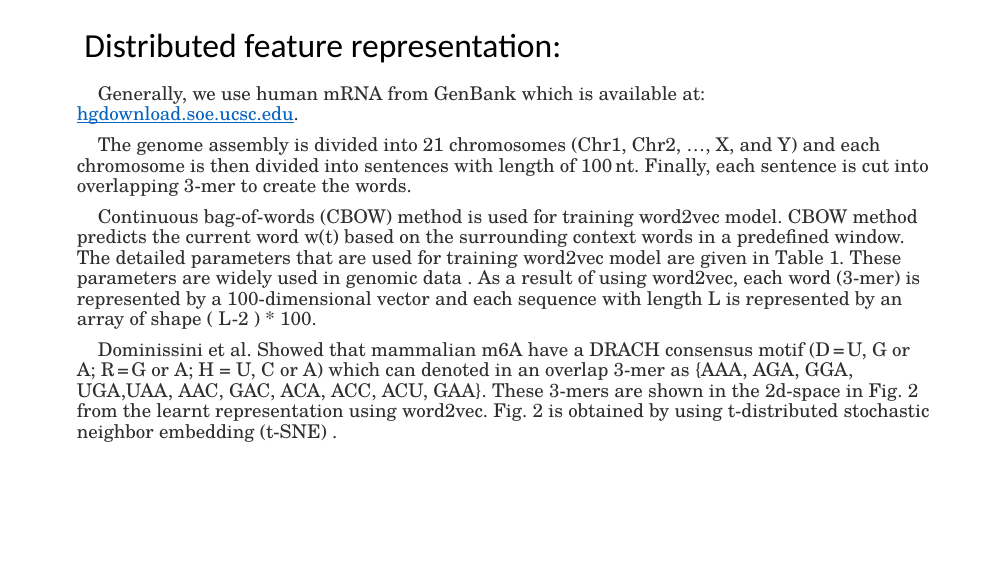
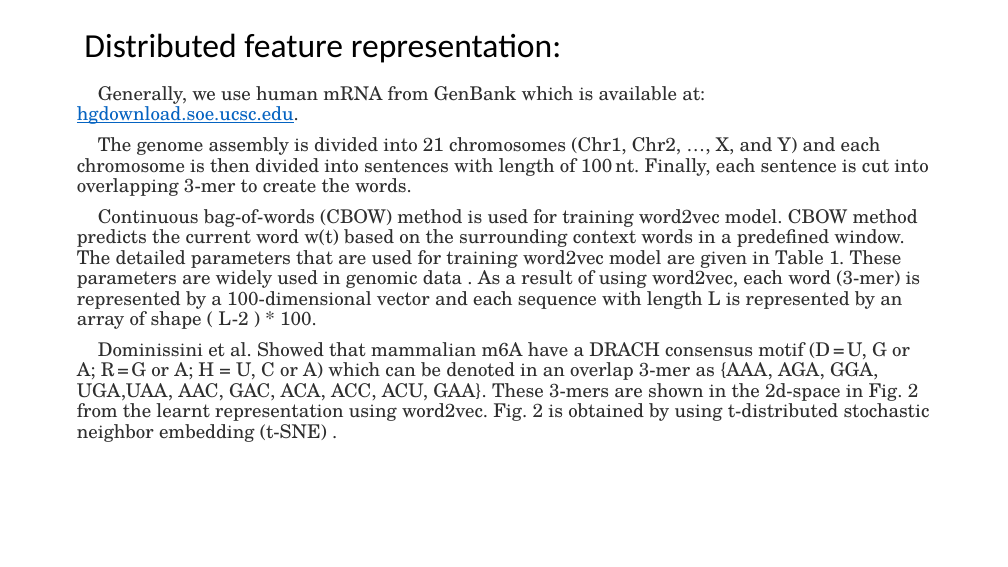
Before and after one commit to YanChengHuang/paper_implement, a slide deck: slide 11 of iN6-Methyl/Presentation/iN6-Methyl.pptx. Drawn at 1008x567 pixels with LibreOffice and Linux fonts; fonts in the diff are those of the drawing. Boxes give left, top, right and bottom in pixels: in the first picture for what was removed or moved away, otherwise in the second. Text is boxed around its words. In the diff, an @@ line names an element or a change of style, - is before the commit and + after.

```diff
--- a/iN6-Methyl/Presentation/iN6-Methyl.pptx
+++ b/iN6-Methyl/Presentation/iN6-Methyl.pptx
@@ text at bbox=[77, 342, 930, 442]: text changed @@
-Dominissini et al. Showed that mammalian m6A have a DRACH consensus motif (D = U, G or A; R = G or A; H = U, C or A) which can denoted in an overlap 3-mer as {AAA, AGA, GGA, UGA,UAA, AAC, GAC, ACA, ACC, ACU, GAA}. These 3-mers are shown in the 2d-space in Fig. 2 from the learnt representation using word2vec. Fig. 2 is obtained by using t-distributed stochastic neighbor embedding (t-SNE) .
+Dominissini et al. Showed that mammalian m6A have a DRACH consensus motif (D = U, G or A; R = G or A; H = U, C or A) which can be denoted in an overlap 3-mer as {AAA, AGA, GGA, UGA,UAA, AAC, GAC, ACA, ACC, ACU, GAA}. These 3-mers are shown in the 2d-space in Fig. 2 from the learnt representation using word2vec. Fig. 2 is obtained by using t-distributed stochastic neighbor embedding (t-SNE) .
```
Also in this commit, not shown: 1 other slide changed, 1 slide added, 2 other files.
